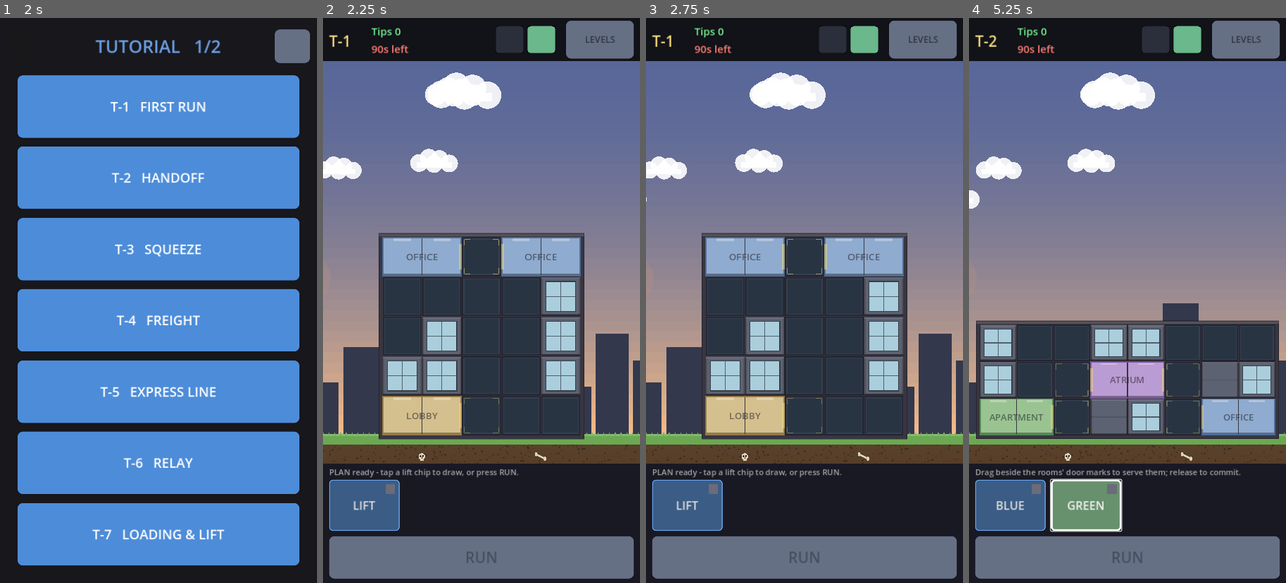
Above: before the commit, frames 1-4 (left to right).
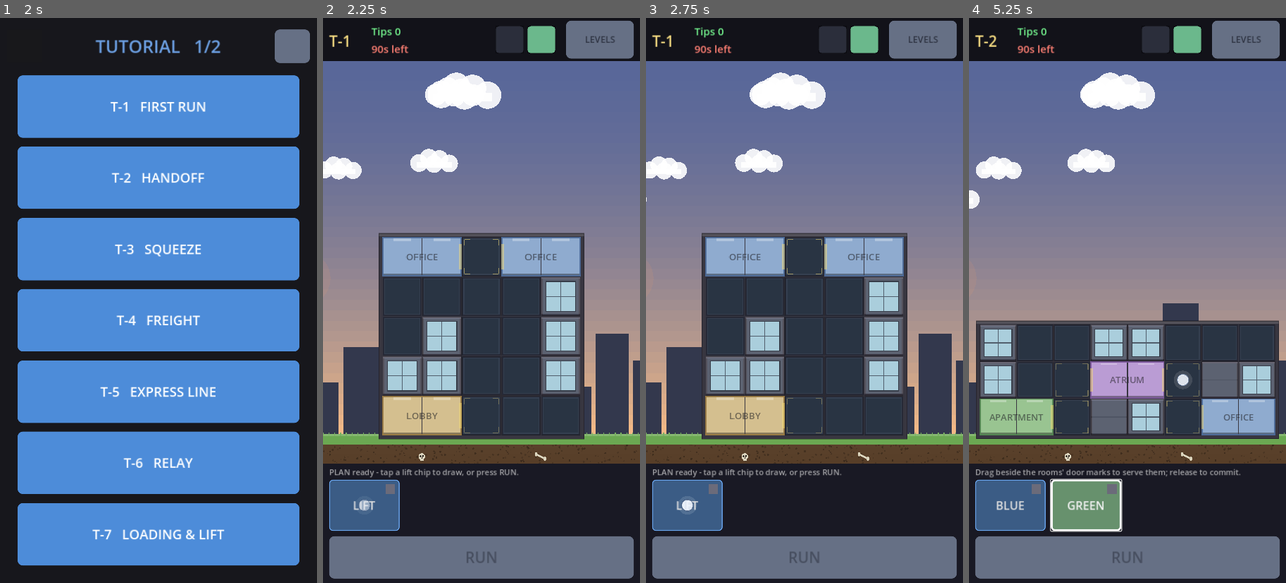
Above: after the commit, the same moments.

Repository: AlexEltonPym/elevator_game
Game: Godot game, scene res://scenes/v5_select.tscn
Two runs of this game, one before a commit and one after it. Both use one fixed random seed, a clock stepped at 60 frames per second and the inputs below.
Inputs (mouse positions are in pixels of both pictures, inside the frame that each line leads up to):
- Up to frame 1 (2 s): click (291, 46) at 0.52 s; click (25, 46) at 1.27 s
- Up to frame 2 (2.25 s): click "T-1 FIRST RUN" at 2 s
- Up to frame 3 (2.75 s): no input
- Up to frame 4 (5.25 s): click "LEVELS" at 2.75 s; click "T-2 HANDOFF" at 3.5 s; click "BLUE" at 4.25 s; click "GREEN" at 5 s

Frame 1 is identical in both runs. In frame 2, less than 0.1% of the frame differs, in the area x 11-15%, y 85-88%; in frame 3, less than 0.1%; in frame 4, 0.1%, in the area x 64-71%, y 62-66%.

Commit message:
Ghost-hand tutorial demo on the first tutorials
A textless cutscene that teaches the core loop by SHOWING it: on T-1..T-4, entering
PLAN plays a ghost fingertip that taps a lift chip and drags each route (built from
the level's solution) through the building, then fades and hands control back — the
board stays empty and the player draws for real. Teaches tap->draw->repeat, and on
T-2/T-3 two lifts / a shared dock. Plays ONCE per level (persisted, Levels5.demo_seen);
tap anywhere to skip. Visual only (ghost_demo5.gd) — sim/fingerprint untouched
(3356209996). Re-exported the web build.

Co-Authored-By: Claude Opus 4.8 <noreply@anthropic.com>

Diff:
--- /dev/null
+++ b/scripts/v5/ghost_demo5.gd
@@ -0,0 +1,133 @@
+extends Control
+## A ghost-hand tutorial demo (textless): a translucent fingertip taps a lift chip, then
+## drags a route through the building — one lift at a time — teaching tap -> draw -> repeat
+## (and, on later tutorials, two lifts / a shared dock) purely by SHOWING. It's a cutscene
+## overlay drawn over the (empty) board; when it ends it fades and hands control back and the
+## player draws for real. Tap anywhere to skip. Nothing here touches the sim.
+
+signal done
+
+var _steps: Array = []      # [{color:Color, chip:Vector2, pts:Array[Vector2]}] (screen space)
+var _routes: Array = []     # [{color, pts, rev:float}] — revealed progressively as it "draws"
+var _finger := Vector2(-200, -200)
+var _ripple_at := Vector2.ZERO
+var _ripple := 0.0          # 0..1 expanding tap ring (0 = none)
+var _active := false
+var _tw: Tween
+
+
+func _ready() -> void:
+	set_anchors_preset(Control.PRESET_FULL_RECT)
+	mouse_filter = Control.MOUSE_FILTER_STOP
+
+
+## `steps`: one per lift to demonstrate, in order. Plays a chained cutscene, then frees.
+func play(steps: Array) -> void:
+	_steps = steps
+	_routes = []
+	for s in steps:
+		_routes.append({"color": s.color, "pts": s.pts, "rev": 0.0})
+	if steps.is_empty() or (steps[0].pts as Array).is_empty():
+		_finish(); return
+	_finger = steps[0].chip
+	_active = true
+	modulate.a = 0.0
+	_tw = create_tween()
+	_tw.tween_property(self, "modulate:a", 1.0, 0.35)
+	for si in steps.size():
+		var s: Dictionary = steps[si]
+		_tw.tween_property(self, "_finger", s.chip, 0.45).set_trans(Tween.TRANS_SINE)   # to chip
+		_tw.tween_callback(_do_ripple.bind(s.chip))                                     # tap
+		_tw.tween_interval(0.35)
+		_tw.tween_property(self, "_finger", s.pts[0], 0.45).set_trans(Tween.TRANS_SINE) # to start
+		_tw.tween_callback(_do_ripple.bind(s.pts[0]))                                   # press
+		_tw.tween_interval(0.12)
+		var dur: float = clampf(0.11 * s.pts.size(), 0.5, 1.7)
+		_tw.tween_method(_drag.bind(si), 0.0, 1.0, dur).set_trans(Tween.TRANS_SINE)     # drag
+		_tw.tween_callback(_do_ripple.bind(s.pts[s.pts.size() - 1]))                    # release
+		_tw.tween_interval(0.5)
+	_tw.tween_interval(0.7)
+	_tw.tween_property(self, "modulate:a", 0.0, 0.4)
+	_tw.tween_callback(_finish)
+
+
+func _drag(t: float, si: int) -> void:
+	_routes[si].rev = t
+	_finger = _point_at(_steps[si].pts, t)
+
+
+func _do_ripple(at: Vector2) -> void:
+	_ripple_at = at
+	var rt := create_tween()
+	rt.tween_method(func(v): _ripple = v, 0.001, 1.0, 0.4)
+	rt.tween_callback(func(): _ripple = 0.0)
+
+
+func _process(_dt: float) -> void:
+	if _active:
+		queue_redraw()
+
+
+func _gui_input(event: InputEvent) -> void:
+	if _active and ((event is InputEventMouseButton and event.pressed) \
+			or (event is InputEventScreenTouch and event.pressed)):
+		accept_event()
+		_finish()
+
+
+func _finish() -> void:
+	if not _active and _tw == null:
+		return
+	_active = false
+	if _tw != null and _tw.is_running():
+		_tw.kill()
+	_tw = null
+	done.emit()
+	queue_free()
+
+
+## Point at `frac` (0..1) of a polyline's total arc length.
+func _point_at(pts: Array, frac: float) -> Vector2:
+	if pts.size() < 2:
+		return pts[0] if pts.size() == 1 else Vector2.ZERO
+	var total := 0.0
+	for i in pts.size() - 1:
+		total += pts[i].distance_to(pts[i + 1])
+	var target := frac * total
+	var acc := 0.0
+	for i in pts.size() - 1:
+		var seg: float = pts[i].distance_to(pts[i + 1])
+		if acc + seg >= target:
+			return pts[i].lerp(pts[i + 1], (target - acc) / maxf(seg, 0.001))
+		acc += seg
+	return pts[pts.size() - 1]
+
+
+func _draw() -> void:
+	# Revealed route lines (a completed lift stays full; the current one grows as it "draws").
+	for r in _routes:
+		if float(r.rev) <= 0.001:
+			continue
+		var pts: Array = r.pts
+		var total := 0.0
+		for i in pts.size() - 1:
+			total += pts[i].distance_to(pts[i + 1])
+		var target: float = float(r.rev) * total
+		var line := PackedVector2Array([pts[0]])
+		var acc := 0.0
+		for i in pts.size() - 1:
+			var seg: float = pts[i].distance_to(pts[i + 1])
+			if acc + seg >= target:
+				line.append(pts[i].lerp(pts[i + 1], (target - acc) / maxf(seg, 0.001)))
+				break
+			line.append(pts[i + 1])
+			acc += seg
+		if line.size() >= 2:
+			draw_polyline(line, Color(r.color, 0.8), 7.0, true)
+	# Tap ripple + fingertip.
+	if _ripple > 0.001:
+		draw_arc(_ripple_at, 8.0 + 34.0 * _ripple, 0.0, TAU, 28,
+				Color(1, 1, 1, (1.0 - _ripple) * 0.6), 3.0)
+	draw_circle(_finger, 21.0, Color(1, 1, 1, 0.12))
+	draw_circle(_finger, 13.0, Color(0.95, 0.97, 1.0, 0.88))
+	draw_arc(_finger, 13.0, 0.0, TAU, 24, Color(0.2, 0.3, 0.45, 0.6), 2.0)
--- a/scripts/v5/hud5.gd
+++ b/scripts/v5/hud5.gd
@@ -9,6 +9,7 @@
 const Ui5 := preload("res://scripts/v5/ui5.gd")
 const SpeedBtn5 := preload("res://scripts/v5/speedbtn5.gd")
 const Coin5 := preload("res://scripts/v5/coin5.gd")
+const GhostDemo5 := preload("res://scripts/v5/ghost_demo5.gd")
 
 var game = null # main5.gd
 
@@ -213,6 +214,26 @@
 		for s in ["normal", "hover", "pressed", "disabled"]:
 			btn.add_theme_stylebox_override(s, sb)
 		btn.disabled = not game.can_edit()
+
+
+## Screen-space centre of lift chip `i` (where the ghost-hand demo "taps"). Falls back to the
+## known panel layout if the chip button isn't laid out yet.
+func chip_center(i: int) -> Vector2:
+	if i >= 0 and i < chip_buttons.size() and chip_buttons[i] != null:
+		var b: Control = chip_buttons[i]
+		return b.position + b.size * 0.5
+	return Vector2(93.0 + i * 172.0, 1104.0)
+
+
+## Play the ghost-hand tutorial demo over the board (see ghost_demo5.gd). `steps` are built by
+## main5 from the level's solution (chip centre + route cells -> screen). Added last so the
+## finger draws over the chips; it blocks input until it ends or is tapped to skip.
+func play_demo(steps: Array) -> void:
+	if headless:
+		return
+	var d := GhostDemo5.new()
+	add_child(d)
+	d.play(steps)
 
 
 ## A served passenger sends a tip coin arcing from its spot (screen pos) up to the TIPS
--- a/scripts/v5/levels5.gd
+++ b/scripts/v5/levels5.gd
@@ -109,6 +109,40 @@
 		f.store_string(JSON.stringify(_stars_cache))
 		f.close()
 
+## GHOST-HAND DEMO seen-state: a level's tutorial demo plays ONCE ever (persisted here), so it
+## doesn't replay every time you re-enter to plan. Parallels the stars cache.
+const DEMOS_PATH := "user://v5_demos.json"
+static var _demos_cache = null
+
+static func _load_demos() -> void:
+	if _demos_cache != null:
+		return
+	_demos_cache = {}
+	if FileAccess.file_exists(DEMOS_PATH):
+		var f := FileAccess.open(DEMOS_PATH, FileAccess.READ)
+		if f != null:
+			var d = JSON.parse_string(f.get_as_text())
+			f.close()
+			if d is Dictionary:
+				_demos_cache = d
+
+
+static func demo_seen(id: String) -> bool:
+	_load_demos()
+	return bool(_demos_cache.get(id, false))
+
+
+static func mark_demo_seen(id: String) -> void:
+	_load_demos()
+	if bool(_demos_cache.get(id, false)):
+		return
+	_demos_cache[id] = true
+	var f := FileAccess.open(DEMOS_PATH, FileAccess.WRITE)
+	if f != null:
+		f.store_string(JSON.stringify(_demos_cache))
+		f.close()
+
+
 const ROOM_LETTERS := "ABCDEFGHIJKLMNOPQRSTUVWXYZ"
 
 ## Dropoff facing shorthands (dir points from the room cell into open space).
--- a/scripts/v5/main5.gd
+++ b/scripts/v5/main5.gd
@@ -312,6 +312,7 @@
 	_reset_spawner()
 	hud.hide_overlay()
 	hud.refresh_cards()
+	_maybe_play_demo()
 
 
 func start_run() -> void:
@@ -354,6 +355,35 @@
 
 func abort_run() -> void:
 	to_plan()
+
+
+## The first few tutorials play a one-time GHOST-HAND DEMO on entering PLAN: a finger taps a
+## lift chip and draws each route (from the level's solution), teaching tap->draw->repeat (and,
+## on T-2/T-3, two lifts / a shared dock) without text. Persisted per level so it shows once;
+## tap to skip. Visual only — the board stays empty, the player draws for real.
+const DEMO_LEVELS := ["T-1", "T-2", "T-3", "T-4"]
+
+func _maybe_play_demo() -> void:
+	if headless or not DEMO_LEVELS.has(str(level.get("id", ""))):
+		return
+	var id := str(level.get("id", ""))
+	if Levels5.demo_seen(id):
+		return
+	var sol: Array = level.get("solution", [])
+	if sol.is_empty():
+		return
+	var steps: Array = []
+	for ri in mini(sol.size(), CARDS.size()):
+		var pts: Array = []
+		for xy in sol[ri]:
+			var cell := Vector2i(int(xy[0]), int(xy[1]))
+			pts.append(Grid5.view_offset + Grid5.view_scale * Grid5.cell_center(cell))
+		if not pts.is_empty():
+			steps.append({"color": CARDS[ri].color, "chip": hud.chip_center(ri), "pts": pts})
+	if steps.is_empty():
+		return
+	Levels5.mark_demo_seen(id)
+	hud.play_demo(steps)
 
 
 func next_level() -> void:
Not shown, changed: docs/index.html
Not shown, changed: docs/index.pck
